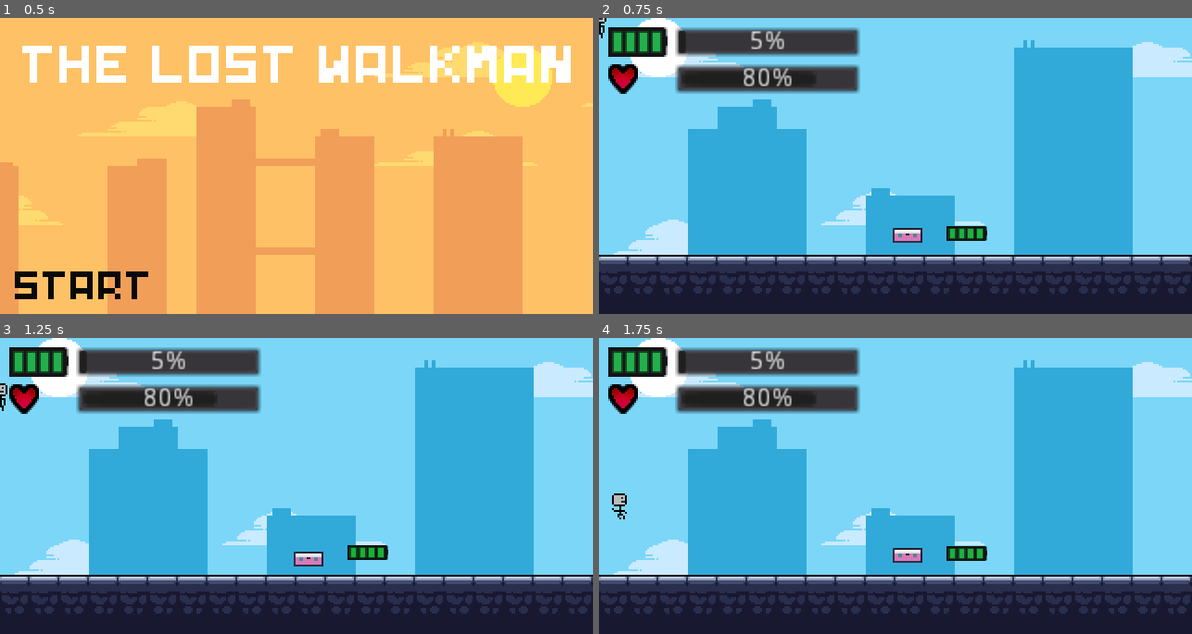
Above: before the commit, frames 1-4 (two rows, left to right).
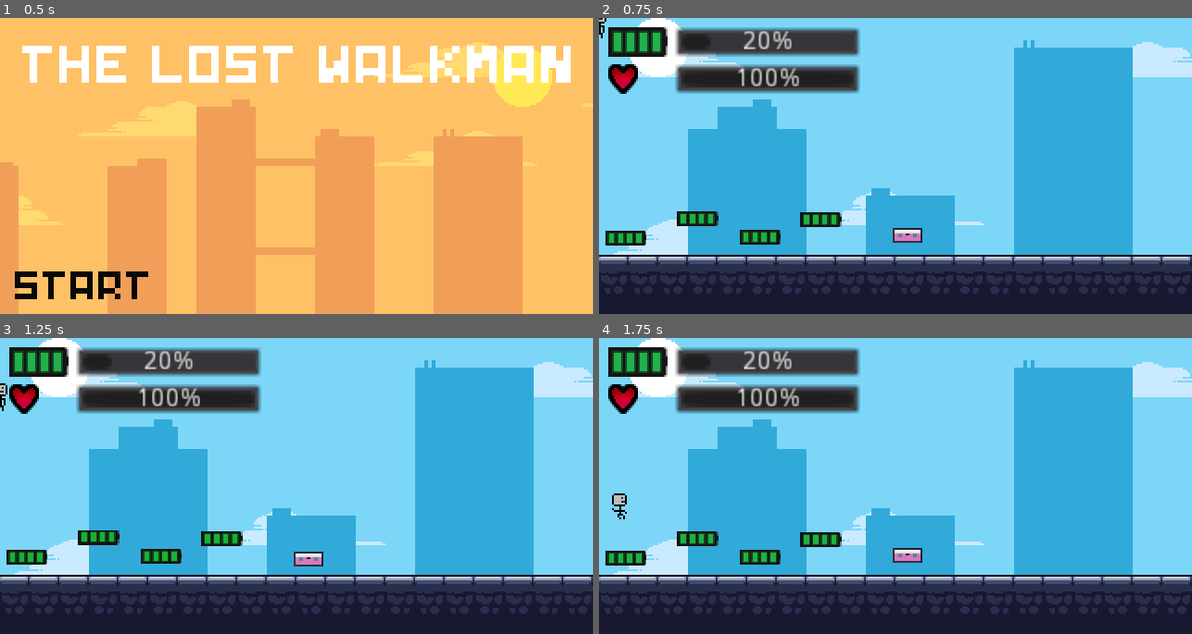
Above: after the commit, the same moments.

Repository: Glow-Project/LostTech
Game: Godot game, scene res://Menu/Menu.tscn
Two runs of this game, one before a commit and one after it. Both use one fixed random seed, a clock stepped at 60 frames per second and the inputs below.
Inputs:
- Up to frame 1 (0.5 s): no input
- Up to frame 2 (0.75 s): click "Start" at 0.5 s
- Up to frame 3 (1.25 s): no input
- Up to frame 4 (1.75 s): hold Right (ui_right) from 1.28 s (still down)

Frame 1 is identical in both runs. In frame 2, 2.8% of the frame differs, in the area x 1-66%, y 4-77%; in frame 3, 2.8%; in frame 4, 2.8%.

Commit message:
All: Integrate HUD and connect batteries with it
* Fix player name from 'KinematicPlayer2D' to 'Player'
* Refactor HUD Node hierarchy to better navigate to the bars
* Add battery level and life counter to player
* Update battery level of player on collecting batteries
* Initialize HUD on player ready (bar values)

Diff:
--- a/Entities/Player/Player.gd
+++ b/Entities/Player/Player.gd
@@ -5,6 +5,13 @@
 var GRAVITY = 2
 var JUMP_HEIGHT = 75
 var looks_right = true
+var battery_level = 20
+var life = 100
+
+func _ready():
+	# initialize HUD
+	get_node("../HUD/Stats/Energy/ProgressBar").value = battery_level
+	get_node("../HUD/Stats/Life/ProgressBar").value = life
 
 func _process(delta):
 	$AnimatedSprite.play(move_player())
@@ -40,3 +47,10 @@
 	else:
 		looks_right = should_look_right
 		scale.x *= -1
+
+func load_battery(level=10):
+	# ensure that battery can't get over 100
+	battery_level = min(battery_level + level, 100)
+
+	# update HUD
+	get_node("../HUD/Stats/Energy/ProgressBar").value = battery_level
--- a/Entities/Player/Player.tscn
+++ b/Entities/Player/Player.tscn
@@ -51,7 +51,7 @@
 [sub_resource type="RectangleShape2D" id=10]
 extents = Vector2( 4.0362, 7.53572 )
 
-[node name="KinematicBody2D" type="KinematicBody2D"]
+[node name="Player" type="KinematicBody2D"]
 position = Vector2( -0.0589924, 0 )
 script = ExtResource( 1 )
 __meta__ = {
--- a/HUD/HUD.tscn
+++ b/HUD/HUD.tscn
@@ -10,7 +10,7 @@
 "_edit_use_anchors_": false
 }
 
-[node name="Bars" type="VBoxContainer" parent="."]
+[node name="Stats" type="VBoxContainer" parent="."]
 margin_left = 5.0
 margin_top = 5.0
 margin_right = 40.0
@@ -19,35 +19,35 @@
 "_edit_use_anchors_": false
 }
 
-[node name="Energy Bar" type="HBoxContainer" parent="Bars"]
+[node name="Energy" type="HBoxContainer" parent="Stats"]
 margin_right = 136.0
 margin_bottom = 16.0
 alignment = 1
 
-[node name="TextureRect" type="TextureRect" parent="Bars/Energy Bar"]
+[node name="TextureRect" type="TextureRect" parent="Stats/Energy"]
 margin_right = 32.0
 margin_bottom = 16.0
 texture = ExtResource( 2 )
 
-[node name="ProgressBar" type="ProgressBar" parent="Bars/Energy Bar"]
+[node name="ProgressBar" type="ProgressBar" parent="Stats/Energy"]
 margin_left = 36.0
 margin_right = 136.0
 margin_bottom = 16.0
 rect_min_size = Vector2( 100, 16 )
 value = 5.0
 
-[node name="Life Bar" type="HBoxContainer" parent="Bars"]
+[node name="Life" type="HBoxContainer" parent="Stats"]
 margin_top = 20.0
 margin_right = 136.0
 margin_bottom = 36.0
 
-[node name="TextureRect" type="TextureRect" parent="Bars/Life Bar"]
+[node name="TextureRect" type="TextureRect" parent="Stats/Life"]
 margin_right = 32.0
 margin_bottom = 16.0
 rect_min_size = Vector2( 32, 16 )
 texture = ExtResource( 1 )
 
-[node name="ProgressBar" type="ProgressBar" parent="Bars/Life Bar"]
+[node name="ProgressBar" type="ProgressBar" parent="Stats/Life"]
 margin_left = 36.0
 margin_right = 136.0
 margin_bottom = 16.0
--- /dev/null
+++ b/HUD/ProgressBar.gd
@@ -0,0 +1,16 @@
+extends ProgressBar
+
+
+# Declare member variables here. Examples:
+# var a = 2
+# var b = "text"
+
+
+# Called when the node enters the scene tree for the first time.
+func _ready():
+	pass # Replace with function body.
+
+
+# Called every frame. 'delta' is the elapsed time since the previous frame.
+func _process(delta):
+	pass
--- a/Items/Battery/Battery.gd
+++ b/Items/Battery/Battery.gd
@@ -9,4 +9,5 @@
 
 
 func _on_Battery_body_entered(body):
+	get_parent().get_node("Player").load_battery()
 	queue_free()
--- a/Levels/Level1/Level1.tscn
+++ b/Levels/Level1/Level1.tscn
@@ -376,12 +376,21 @@
 format = 1
 tile_data = PoolIntArray( 589823, 536870913, 0, 524288, 536870913, 65539, 524289, 536870913, 65539, 524290, 536870913,  …(1065 unchanged characters)…
 
-[node name="KinematicBody2D" parent="." instance=ExtResource( 3 )]
+[node name="Player" parent="." instance=ExtResource( 3 )]
 
 [node name="Cassette" parent="." instance=ExtResource( 4 )]
 position = Vector2( 166.467, 120.081 )
 
 [node name="Battery" parent="." instance=ExtResource( 5 )]
-position = Vector2( 198.5, 117.5 )
+position = Vector2( 14.5, 119.75 )
+
+[node name="Battery2" parent="." instance=ExtResource( 5 )]
+position = Vector2( 53.25, 109.25 )
+
+[node name="Battery3" parent="." instance=ExtResource( 5 )]
+position = Vector2( 119.75, 110 )
+
+[node name="Battery4" parent="." instance=ExtResource( 5 )]
+position = Vector2( 87, 119.5 )
 
 [node name="HUD" parent="." instance=ExtResource( 6 )]
--- a/Menu/Menu.tscn
+++ b/Menu/Menu.tscn
@@ -141,8 +141,7 @@
 7/shapes = [  ]
 7/z_index = 0
 
-[sub_resource type="Animation" id=4]
-resource_name = "Move_City"
+[sub_resource type="Animation" id=5]
 length = 60.0
 step = 1.0
 tracks/0/type = "value"
@@ -223,7 +222,7 @@
 tile_data = PoolIntArray( -65507, 6, 0, 65531, 2, 0, 13, 6, 0, 131066, 4, 0, 131067, 4, 0, 65553, 7, 0, 65556, 6, 0, 19 …(2420 unchanged characters)…
 
 [node name="AnimationPlayer" type="AnimationPlayer" parent="Background"]
-anims/Move_City = SubResource( 4 )
+anims/Move_City = SubResource( 5 )
 
 [node name="Promo" type="Sprite" parent="Background"]
 position = Vector2( 418.579, 86.7938 )
Not shown: 6 places in Menu/Menu.tscn that only renumber resources
